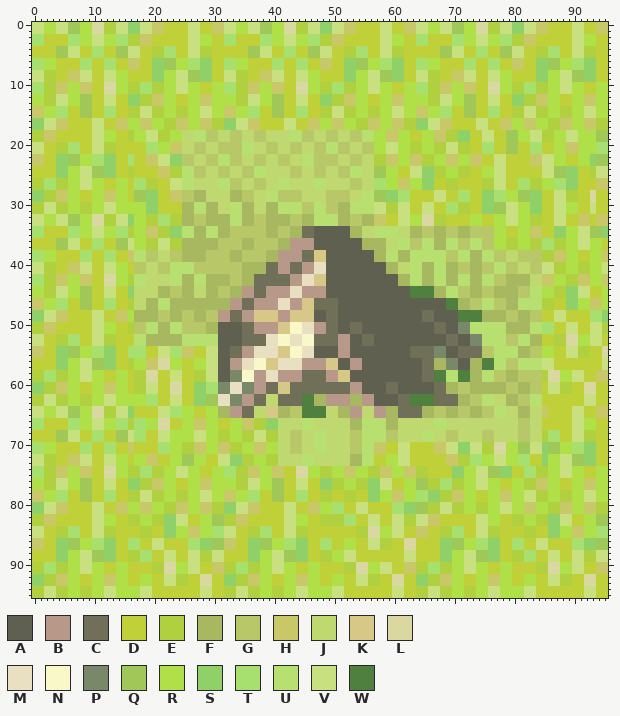
Sprite sheet -- src/game/images/tileM1.png. The picture above was drawn from the file before the commit.
The file is 96x96 pixels.
Palette (. is transparent): A #606050  B #b89888  C #707058  D #c0d038  E #b0d040  F #a8b860  G #b8c868  H #c8c868  J #c0d870  K #d8c888  L #d8d8a0  M #e8e0c0  N #f8f8c8  P #788868  Q #a0c858  R #b0e048  S #90d068  T #a8e070  U #b8e070  V #c8e080  W #508040
Pixels before (only the part around the change), first column x 31:
31 JJUUFFJJFFUUUUGGUUGGFFUUUUVVEEVV
32 FFUUFFGGFFFFGGFFUUUUFFGGFFHHDDVV
33 FFUUFFGGFFFFGGFFUUUUFFGGFFHHDDVV
34 FFGGGGGGFFGGFFCCAAAAAAFFJJUUUUJJ
35 FFGGGGGGFFGGFFCCAAAAAAFFJJUUUUJJ
36 GGGGFFGGGGFFBBBBAAAAAAAAFFFFJJUU
37 GGGGFFGGGGFFBBBBAAAAAAAAFFFFJJUU
38 GGFFGGGGFFBBBBCCKKAAAAAAAAFFUUFF
39 GGFFGGGGFFBBBBCCKKAAAAAAAAFFUUFF
40 GGGGFFFFCCBBCCBBMMAAAAAAAAAAFFJJ
41 GGGGFFFFCCBBCCBBMMAAAAAAAAAAFFJJ
42 FFGGFFCCCCCCBBMMKKAAAAAAAAAAAAFF
43 FFGGFFCCCCCCBBMMKKAAAAAAAAAAAAFF
44 GGFFBBCCBBBBMMBBBBAAAAAAAAAAAAAA
45 GGFFBBCCBBBBMMBBBBAAAAAAAAAAAAAA
46 FFBBCCBBBBMMBBKKCCCCAAAAAAAAAAAA
47 FFBBCCBBBBMMBBKKCCCCAAAAAAAAAAAA
48 BBCCBBKKKKBBKKKKAACCAAAAAAAAAAAA
49 BBCCBBKKKKBBKKKKAACCAAAAAAAAAAAA
50 AAAACCBBBBKKNNMMBBCCAACCAAAAAAAA
51 AAAACCBBBBKKNNMMBBCCAACCAAAAAAAA
52 AAAACCCCMMNNMMNNCCCCBBAACCAAAAAA
Now the later version:
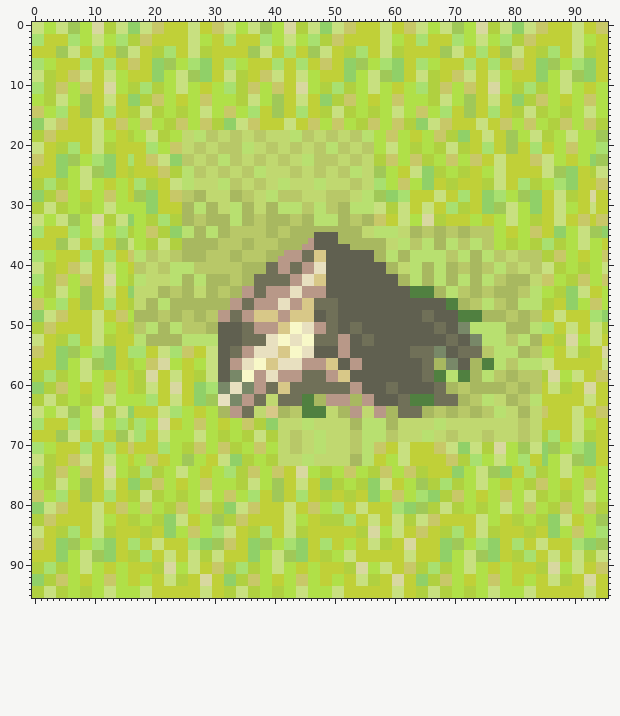
Difference:
y 34: x 45..52 CCAAAAAA -> FFFFFFFF
y 35: x 45..46 CC -> FF; x 51..52 AA -> FF
y 36: x 43..45 BBB -> FFF; x 51..54 AAAA -> FFFF
y 37: x 43..44 BB -> FF; x 53..54 AA -> FF
y 38: x 41 B -> F
